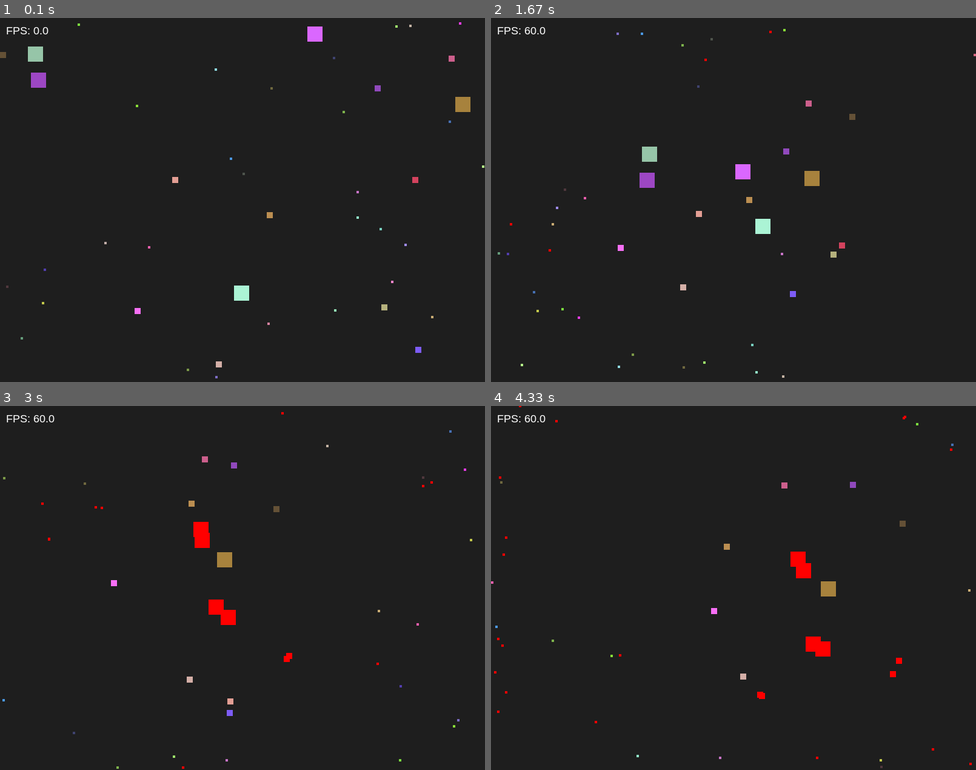
Above: before the commit, frames 1-4 (two rows, left to right).
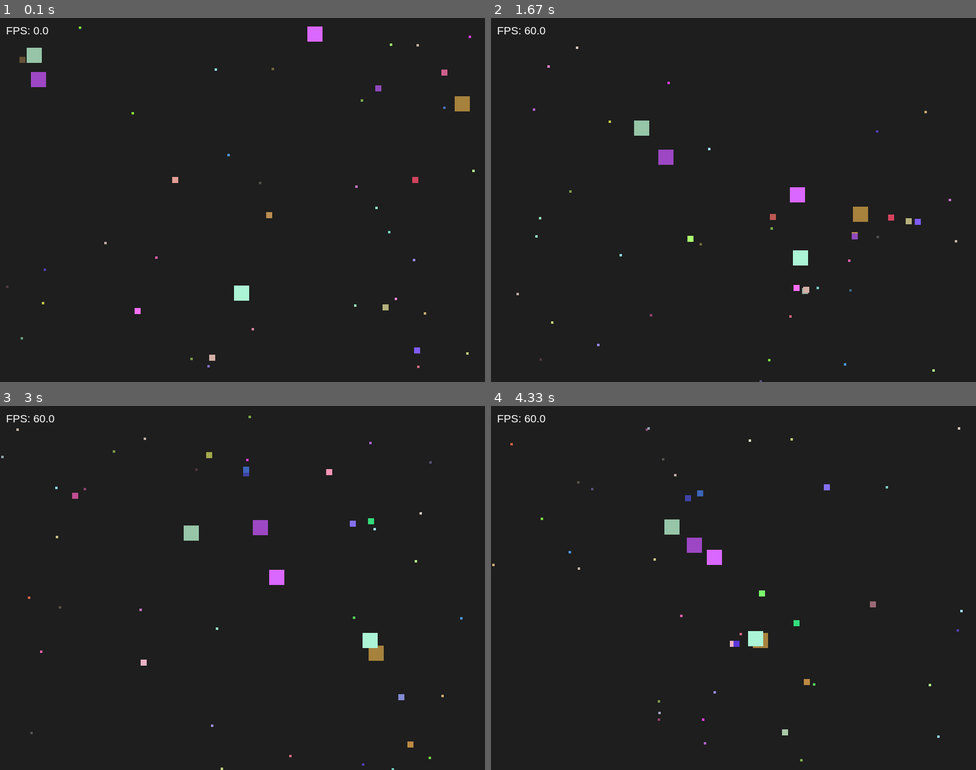
Above: after the commit, the same moments.

Repository: eliotjerusalmi/lab8-pygame
Game: pygame game, started from main.py
Two runs of this game, one before a commit and one after it. Both use one fixed random seed, a clock stepped at 60 frames per second and the inputs below.
Inputs:
- Up to frame 1 (0.1 s): no input
- Up to frame 2 (1.67 s): no input
- Up to frame 3 (3 s): no input
- Up to frame 4 (4.33 s): no input

The runs differ from the first frame. In frame 1, 0.4% of the frame differs, in the area x 0-100%, y 1-99%; in frame 2, 1.9%, in the area x 1-100%, y 3-100%; in frame 3, 1.8%; in frame 4, 1.8%.

Commit message:
exam: q5 - eating

Diff:
--- a/main.py
+++ b/main.py
@@ -7,7 +7,7 @@
 # Window settings
 WIDTH, HEIGHT = 800, 600
 SCREEN = pygame.display.set_mode((WIDTH, HEIGHT))
-pygame.display.set_caption("Lab - Moving Squares (Wrapping)")
+pygame.display.set_caption("Lab - Moving Squares (Eating)")
 
 CLOCK = pygame.time.Clock()
 FPS = 60
@@ -18,7 +18,7 @@
 
 # Square settings
 DIRECTION_CHANGE_INTERVAL = 4000
-FLEE_DISTANCE = 120
+FLEE_DISTANCE = 15
 RANDOM_DIRECTION_STRENGTH = 0.35
 MIN_LIFESPAN_MS = 5000
 MAX_LIFESPAN_MS = 12000
@@ -47,12 +47,7 @@
         self.set_random_direction()
 
     def get_rect(self):
-        return pygame.Rect(
-            int(self.x),
-            int(self.y),
-            self.size,
-            self.size
-        )
+        return pygame.Rect(int(self.x), int(self.y), self.size, self.size)
 
     def is_expired(self, current_time):
         return current_time - self.birth_time >= self.lifespan_ms
@@ -66,24 +61,19 @@
         self.x += self.vx * delta_time
         self.y += self.vy * delta_time
 
-        # Screen wrapping horizontal
+        # Screen wrapping
         if self.x > WIDTH:
             self.x = -self.size
         elif self.x + self.size < 0:
             self.x = WIDTH
 
-        # Screen wrapping vertical
         if self.y > HEIGHT:
             self.y = -self.size
         elif self.y + self.size < 0:
             self.y = HEIGHT
 
     def draw(self, surface):
-        pygame.draw.rect(
-            surface,
-            self.color,
-            self.get_rect()
-        )
+        pygame.draw.rect(surface, self.color, self.get_rect())
 
     def center(self):
         return self.x + self.size / 2, self.y + self.size / 2
@@ -107,6 +97,7 @@
                     dy = sy - oy
                     distance = vector_length(dx, dy)
 
+
                     if 0 < distance < FLEE_DISTANCE:
                         strength = (FLEE_DISTANCE - distance) / FLEE_DISTANCE
                         away_x, away_y = normalize_vector(dx, dy)
@@ -131,7 +122,8 @@
                     square.vy = final_y * square.speed
 
 
-def check_collision(a: Square, b: Square) -> bool:
+# Collision
+def check_collision(a, b):
     return a.get_rect().colliderect(b.get_rect())
 
 
@@ -141,10 +133,8 @@
 
 def normalize_vector(x, y):
     length = vector_length(x, y)
-
     if length == 0:
         return 0, 0
-
     return x / length, y / length
 
 
@@ -220,7 +210,6 @@
         if current_time - last_direction_change >= DIRECTION_CHANGE_INTERVAL:
             for square in squares:
                 square.set_random_direction()
-
             last_direction_change = current_time
 
         handle_chasing(squares)
@@ -229,23 +218,31 @@
         for square in squares:
             square.move(delta_time)
 
-        # Collision detection
+        # Eating system
+        new_squares = squares.copy()
+
         for i in range(len(squares)):
             for j in range(i + 1, len(squares)):
-                if check_collision(squares[i], squares[j]):
-                    squares[i].color = (255, 0, 0)
-                    squares[j].color = (255, 0, 0)
-
-        # Same size respawn
-        new_squares = []
-
+                a = squares[i]
+                b = squares[j]
+
+                if check_collision(a, b):
+                    if a.size > b.size:
+                        new_squares[j] = Square(b.size)
+                    elif b.size > a.size:
+                        new_squares[i] = Square(a.size)
+
+        squares = new_squares
+
+        # Respawn même taille (temps)
+        updated = []
         for square in squares:
             if square.is_expired(current_time):
-                new_squares.append(Square(square.size))
+                updated.append(Square(square.size))
             else:
-                new_squares.append(square)
-
-        squares = new_squares
+                updated.append(square)
+
+        squares = updated
 
         SCREEN.fill(BACKGROUND_COLOR)
 
